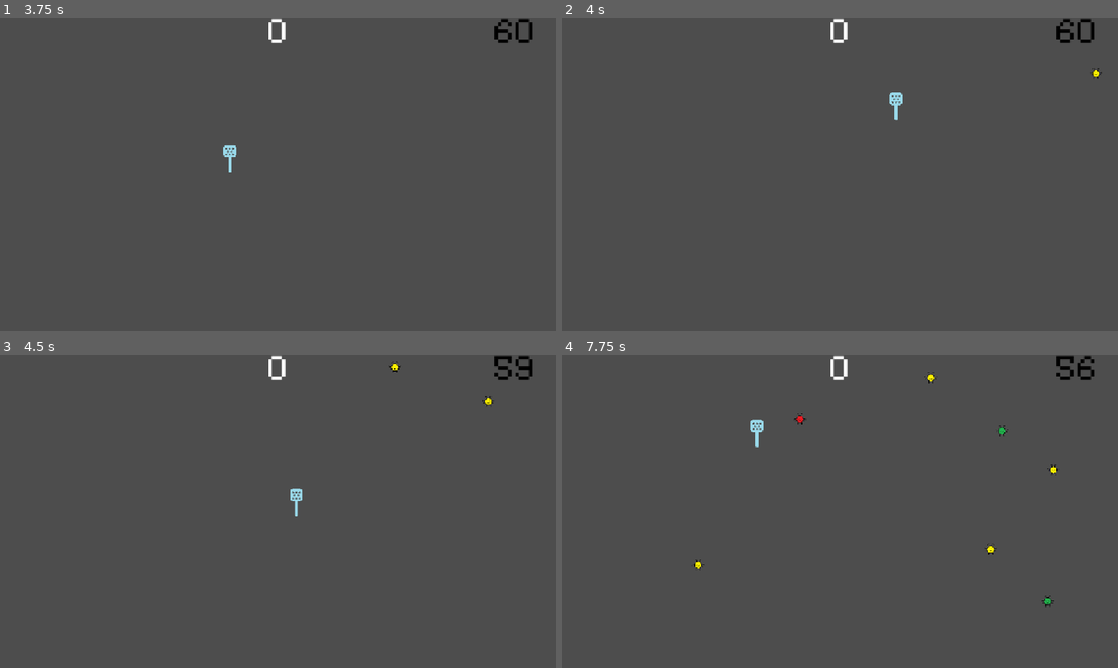
Above: before the commit, frames 1-4 (two rows, left to right).
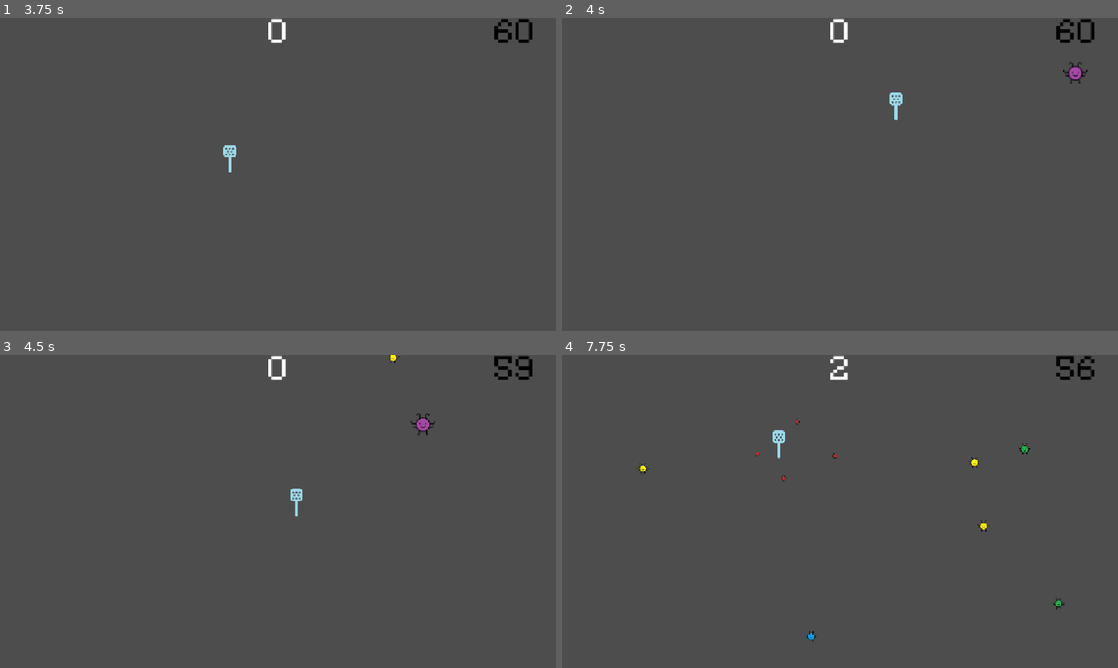
Above: after the commit, the same moments.

Repository: Evenwood/godotgamejame84
Game: Godot game, scene res://gui/title.tscn
The game is run twice, just before and just after one commit, with the same random seed, the same clock (stepped at 60 frames per second) and the same inputs.
Inputs (mouse positions are in pixels of both pictures, inside the frame that each line leads up to):
- Up to frame 1 (3.75 s): click "Start" at 0.5 s; click "Start" at 1.25 s; tap Enter at 2, 3.5 s; move the mouse to (400, 158) at 2.02 s; click (400, 158) at 2.1 s; tap Space at 2.75 s; move the mouse to (166, 190) at 2.77 s; click (166, 190) at 2.85 s; move the mouse to (333, 105) at 3.52 s; click (333, 105) at 3.6 s
- Up to frame 2 (4 s): no input
- Up to frame 3 (4.5 s): move the mouse to (250, 574) at 4.27 s; click (250, 574) at 4.35 s
- Up to frame 4 (7.75 s): move the mouse to (1006, 558) at 5.02 s; click (1006, 558) at 5.1 s; move the mouse to (673, 464) at 5.77 s; click (673, 464) at 5.85 s; move the mouse to (867, 511) at 6.52 s; click (867, 511) at 6.6 s; move the mouse to (756, 433) at 7.27 s; click (756, 433) at 7.35 s

Frame 1 is identical in both runs. In frame 2, 0.2% of the frame differs, in the area x 90-98%, y 14-21%; in frame 3, 0.2%; in frame 4, 0.8%, in the area x 13-91%, y 2-92%.

Commit message:
Added chaser critter
The chaser chases the player.

Diff:
--- /dev/null
+++ b/gamejam84/behaviors/chaser_behavior.gd
@@ -0,0 +1,61 @@
+extends BaseBehavior
+class_name ChaserBehavior
+
+var player: CharacterBody2D
+var last_player_position: Vector2
+var arrival_threshold: float = 30.0  # How close to consider "arrived"
+var is_at_player: bool = false
+var player_found: bool = false
+
+func _init():
+	pass
+
+func _setup_behavior(start_position: Vector2, start_radians: float):
+
+	if player:
+		last_player_position = player.global_position
+	else:
+		# Fallback if no player found - move forward like a forwarder
+		critter.velocity = Vector2(1.0, 0.0).rotated(start_radians) * critter.speed
+
+func process_behavior(delta: float):
+	# Find player on first run when we're definitely in the scene tree
+	if not player_found:
+		if critter.get_tree():
+			player = critter.get_tree().get_first_node_in_group("player")
+			if player:
+				last_player_position = player.global_position
+				player_found = true
+				print("Chaser found player!")
+			else:
+				print("No player found in scene")
+				return
+		else:
+			print("Critter not in scene tree yet")
+			return
+
+	if not player:
+		return
+
+	var current_player_position = player.global_position
+
+	# Check if player has moved significantly
+	if current_player_position.distance_to(last_player_position) > arrival_threshold:
+		is_at_player = false
+		last_player_position = current_player_position
+
+	# If we're not at the player's location, chase them
+	if not is_at_player:
+		var distance_to_player = critter.global_position.distance_to(current_player_position)
+
+		# Check if we've arrived at the player
+		if distance_to_player <= arrival_threshold:
+			is_at_player = true
+			critter.velocity = Vector2.ZERO  # Stop moving
+		else:
+			# Chase the player
+			var direction_to_player = (current_player_position - critter.global_position).normalized()
+			critter.velocity = direction_to_player * critter.speed
+	else:
+		# We're at the player - stay still
+		critter.velocity = Vector2.ZERO
--- a/gamejam84/critter/Critter.tscn
+++ b/gamejam84/critter/Critter.tscn
@@ -1,12 +1,15 @@
-[gd_scene load_steps=16 format=3 uid="uid://k2v0styiwf5d"]
+[gd_scene load_steps=19 format=3 uid="uid://k2v0styiwf5d"]
 
 [ext_resource type="Texture2D" uid="uid://byo0wvxvy1exh" path="res://art/critter.png" id="1_dbnwe"]
 [ext_resource type="Script" uid="uid://c0f8k5je2opgq" path="res://critter/critter.gd" id="1_fkld6"]
+[ext_resource type="Texture2D" uid="uid://dhuxxagiso4ks" path="res://art/critter_purple.png" id="2_6ot2h"]
 [ext_resource type="Texture2D" uid="uid://doq3tnrvqcftp" path="res://art/critter_yellow.png" id="2_o71js"]
 [ext_resource type="Texture2D" uid="uid://b7fjlhos3vy50" path="res://art/critter2_yellow.png" id="3_4n8fo"]
 [ext_resource type="Texture2D" uid="uid://d3l0wkklrkg8a" path="res://art/critter2.png" id="3_5x66p"]
+[ext_resource type="Texture2D" uid="uid://djl1l1xt2xkrr" path="res://art/critter2_purple.png" id="3_s4fxh"]
 [ext_resource type="Texture2D" uid="uid://cc46kxbleo3jw" path="res://art/critter3.png" id="4_alo2j"]
 [ext_resource type="Texture2D" uid="uid://cd8dgjkiufkbi" path="res://art/critter3_yellow.png" id="4_kbesf"]
+[ext_resource type="Texture2D" uid="uid://1d1y1ruceydl" path="res://art/critter3_purple.png" id="4_ugp2d"]
 [ext_resource type="Texture2D" uid="uid://c2ef1v65e8fvy" path="res://art/critter_red.png" id="5_n1xvy"]
 [ext_resource type="Texture2D" uid="uid://4o8ps4l78gyr" path="res://art/critter_green.png" id="5_orrxk"]
 [ext_resource type="Texture2D" uid="uid://70hvsdtnfanr" path="res://art/critter2_red.png" id="6_qw7hb"]
@@ -16,6 +19,23 @@
 
 [sub_resource type="SpriteFrames" id="SpriteFrames_c16uf"]
 animations = [{
+"frames": [{
+"duration": 1.0,
+"texture": ExtResource("2_6ot2h")
+}, {
+"duration": 1.0,
+"texture": ExtResource("3_s4fxh")
+}, {
+"duration": 1.0,
+"texture": ExtResource("4_ugp2d")
+}, {
+"duration": 1.0,
+"texture": ExtResource("2_6ot2h")
+}],
+"loop": true,
+"name": &"chaser",
+"speed": 5.0
+}, {
 "frames": [{
 "duration": 1.0,
 "texture": ExtResource("2_o71js")
@@ -91,11 +111,12 @@
 [node name="Critter" type="CharacterBody2D"]
 collision_mask = 0
 script = ExtResource("1_fkld6")
+speed = null
 
 [node name="AnimatedSprite2D" type="AnimatedSprite2D" parent="."]
 position = Vector2(-14, -13)
 sprite_frames = SubResource("SpriteFrames_c16uf")
-animation = &"faker"
+animation = &"chaser"
 
 [node name="CollisionShape2D" type="CollisionShape2D" parent="."]
 position = Vector2(-14, -12)
--- a/gamejam84/critter/critter.gd
+++ b/gamejam84/critter/critter.gd
@@ -54,6 +54,9 @@
 			behavior_handler = SpiralerBehavior.new()
 		"faker":
 			behavior_handler = FakerBehavior.new()
+		"chaser":
+			behavior_handler = ChaserBehavior.new()
+			scale = Vector2(2.0, 2.0)
 		_:
 			behavior_handler = ForwarderBehavior.new()
 
@@ -86,7 +89,8 @@
 	var piece = RigidBody2D.new()
 	var sprite = Sprite2D.new()
 
-	sprite.texture = animated_sprite.sprite_frames.get_frame_texture(animated_sprite.animation, animated_sprite.frame)
+	sprite.texture = animated_sprite.sprite_frames.get_frame_texture(\
+		animated_sprite.animation, animated_sprite.frame)
 	sprite.scale = Vector2(0.5, 0.5)
 	sprite.modulate = Color(1, 1, 1, 0.8)
 
--- a/gamejam84/main.gd
+++ b/gamejam84/main.gd
@@ -13,8 +13,8 @@
 @onready var stats = $Stats
 
 var critter_types = [\
-	"forwarder", "zigzagger", "spiraler", "faker", "faker",\
-	"forwarder", "zigzagger", "spiraler", "faker", "faker"\
+	"forwarder", "zigzagger", "spiraler", "faker", "chaser",\
+	"forwarder", "zigzagger", "spiraler", "faker", "chaser"\
 	]
 
 # Called when the node enters the scene tree for the first time.
@@ -81,10 +81,9 @@
 	var directionRadians = mob_spawn_location.rotation + PI / 2
 	# Add some randomness to the direction.
 	directionRadians += randf_range(-PI / 4, PI / 4)
+	# Add the critter to the scene before setting it up.
+	add_child(critter)
 	critter.setup(critter_type, mob_spawn_location.position, directionRadians)
-
-	# Spawn the mob by adding it to the Main scene.
-	add_child(critter)
 
 func freeze_critters() -> void:
 	var critters = get_tree().get_nodes_in_group("critters")
Binary file added: gamejam84/art/critter2_purple.png
Not shown, added: gamejam84/art/critter2_purple.png.import
Binary file added: gamejam84/art/critter3_purple.png
Not shown, added: gamejam84/art/critter3_purple.png.import
Binary file added: gamejam84/art/critter_purple.png
Not shown, added: gamejam84/art/critter_purple.png.import
Not shown, added: gamejam84/behaviors/chaser_behavior.gd.uid
Renamed: gamejam84/critter/critter - Copy.gd -> gamejam84/critter/critter -old.gd
Renamed: gamejam84/critter/critter - Copy.gd.uid -> gamejam84/critter/critter -old.gd.uid
